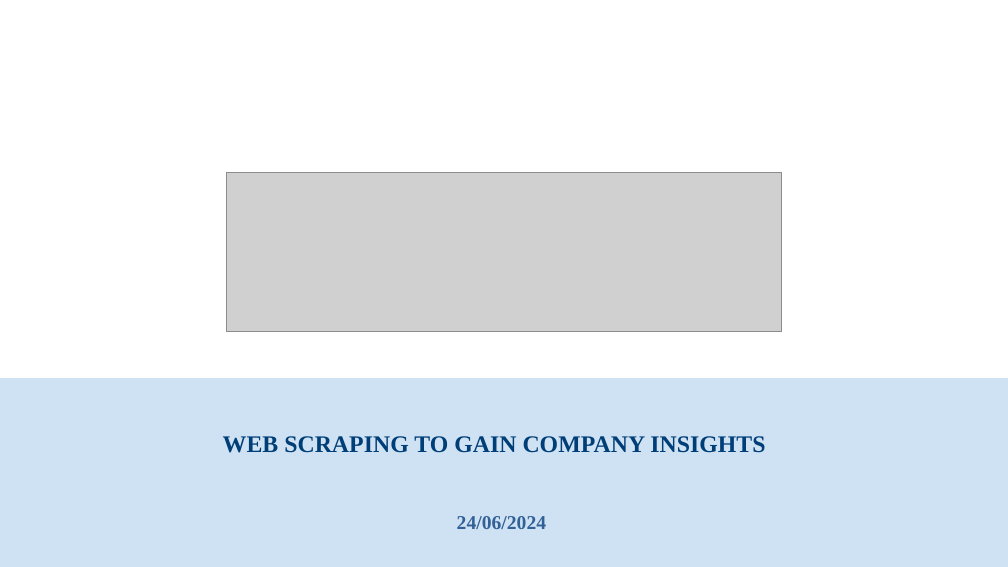
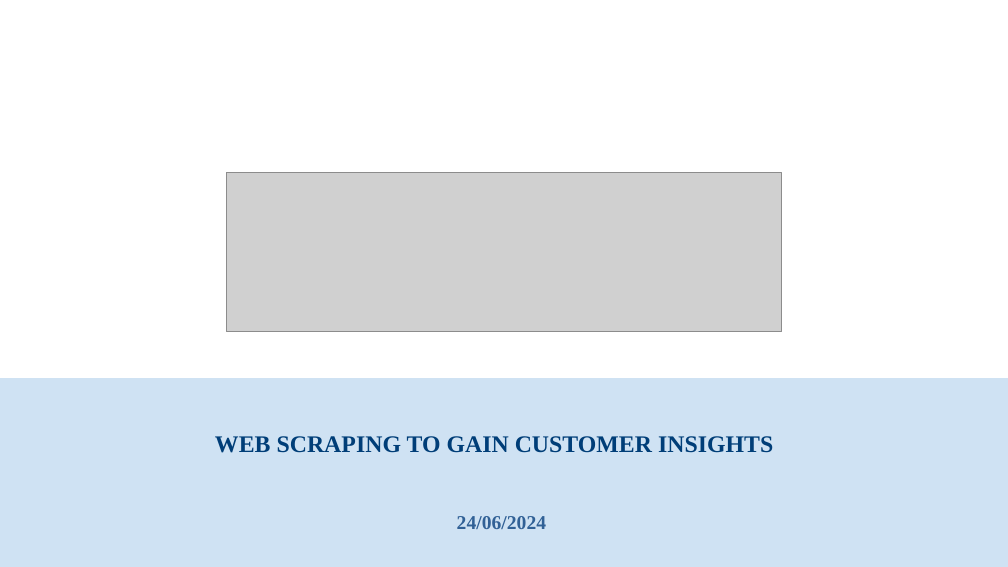
Before and after one commit to PJLI98/British-Airway-Data-Science, a slide deck: slide 1 of BA_DataScience_task1.pptx. Drawn at 1008x567 pixels with LibreOffice and Linux fonts; fonts in the diff are those of the drawing; grey boxes stand for pictures. Boxes give left, top, right and bottom in pixels: in the first picture for what was removed or moved away, otherwise in the second. Text is boxed around its words. In the diff, an @@ line names an element or a change of style, - is before the commit and + after.

```diff
--- a/BA_DataScience_task1.pptx
+++ b/BA_DataScience_task1.pptx
@@ subtitle at box(215, 436, 773, 453): text changed @@
-WEB SCRAPING TO GAIN COMPANY INSIGHTS
+WEB SCRAPING TO GAIN CUSTOMER INSIGHTS
```
